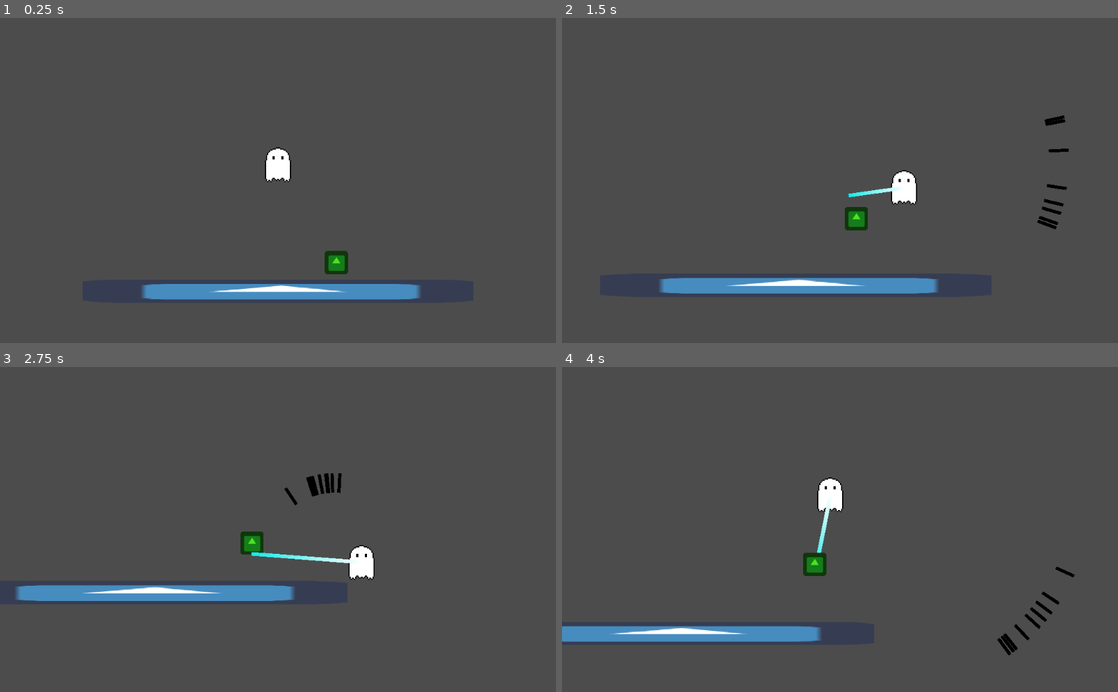
Above: before the commit, frames 1-4 (two rows, left to right).
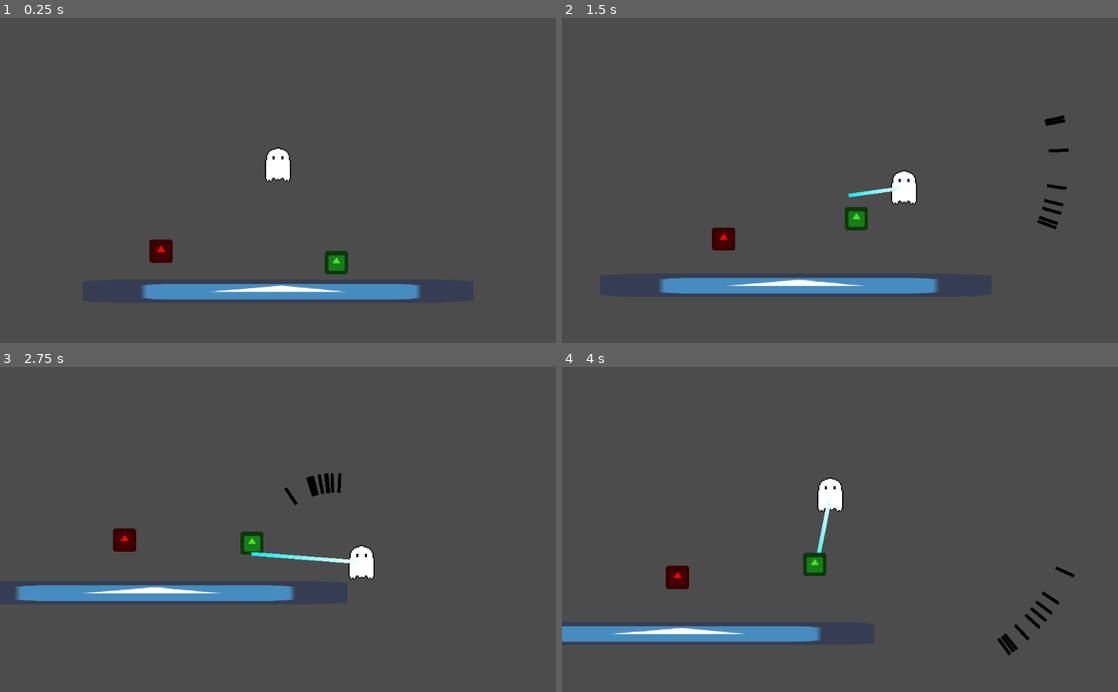
Above: after the commit, the same moments.

Repository: arnette-thomas/gmtk2021
Game: Godot game, scene res://scenes/World1.tscn
Two runs of this game, one before a commit and one after it. Both use one fixed random seed, a clock stepped at 60 frames per second and the inputs below. The engine's default icon, where the game draws it, is replaced by a stand-in: a white triangle on a blue panel in a dark square.
Inputs (mouse positions are in pixels of both pictures, inside the frame that each line leads up to):
- Up to frame 1 (0.25 s): no input
- Up to frame 2 (1.5 s): tap Enter (ui_accept) at 0.5, 0.77 s; move the mouse to (962, 164) at 0.52 s; press the mouse at (962, 164) at 0.53 s; hold D (right) 0.53-1.28 s; move the mouse to (728, 196) at 1.27 s; release the mouse at (728, 196) at 1.28 s; hold S (down) from 1.28 s (still down); right-click (728, 196) at 1.35 s
- Up to frame 3 (2.75 s): tap Enter (ui_accept) at 1.52 s; move the mouse to (333, 458) at 2.02 s; release S (down) at 2.03 s; press the mouse at (333, 458) at 2.03 s; hold D (right) from 2.03 s (still down)
- Up to frame 4 (4 s): move the mouse to (812, 594) at 2.77 s; release D (right) at 2.78 s; release the mouse at (812, 594) at 2.78 s; hold Z (up) 2.78-3.53 s; right-click (812, 594) at 2.85 s; tap Enter (ui_accept) at 3.02, 3.77 s; move the mouse to (1006, 578) at 3.52 s; press the mouse at (1006, 578) at 3.53 s; hold Q (left) from 3.53 s (still down)

The runs differ from the first frame. In frame 1, 0.3% of the frame differs, in the area x 26-32%, y 68-76%; in frame 2, 0.3%; in frame 3, 0.3%; in frame 4, 0.3%.

Commit message:
Minecraft added

Diff:
--- a/project.godot
+++ b/project.godot
@@ -20,6 +20,11 @@
 "path": "res://scripts/base_gun.gd"
 }, {
 "base": "Enemy",
+"class": "Minecraft",
+"language": "GDScript",
+"path": "res://scripts/Minecraft.gd"
+}, {
+"base": "Enemy",
 "class": "Zombie",
 "language": "GDScript",
 "path": "res://scripts/Zombie.gd"
@@ -27,6 +32,7 @@
 _global_script_class_icons={
 "Enemy": "",
 "GunBase": "",
+"Minecraft": "",
 "Zombie": ""
 }
 
--- /dev/null
+++ b/scenes/Minecraft.tscn
@@ -0,0 +1,28 @@
+[gd_scene load_steps=4 format=2]
+
+[ext_resource path="res://icon.png" type="Texture" id=1]
+[ext_resource path="res://scripts/Minecraft.gd" type="Script" id=2]
+
+[sub_resource type="CapsuleShape2D" id=1]
+radius = 30.2699
+height = 4.61621
+
+[node name="Minecraft" type="KinematicBody2D"]
+script = ExtResource( 2 )
+max_hook_range = 300
+
+[node name="Sprite" type="Sprite" parent="."]
+modulate = Color( 1, 0, 0, 1 )
+position = Vector2( 0, -32 )
+texture = ExtResource( 1 )
+
+[node name="CollisionShape2D" type="CollisionShape2D" parent="."]
+position = Vector2( 0.0891113, -21.5432 )
+shape = SubResource( 1 )
+
+[node name="Timer" type="Timer" parent="."]
+wait_time = 5.0
+autostart = true
+
+[connection signal="ready" from="Timer" to="." method="_on_Timer_ready"]
+[connection signal="timeout" from="Timer" to="." method="_on_Timer_timeout"]
--- a/scenes/World1.tscn
+++ b/scenes/World1.tscn
@@ -1,9 +1,10 @@
-[gd_scene load_steps=6 format=2]
+[gd_scene load_steps=7 format=2]
 
 [ext_resource path="res://scenes/Player.tscn" type="PackedScene" id=1]
 [ext_resource path="res://icon.png" type="Texture" id=2]
 [ext_resource path="res://scripts/CameraShake.gd" type="Script" id=3]
 [ext_resource path="res://scenes/Zombie.tscn" type="PackedScene" id=4]
+[ext_resource path="res://scenes/Minecraft.tscn" type="PackedScene" id=5]
 
 [sub_resource type="RectangleShape2D" id=1]
 extents = Vector2( 541.003, 31.4458 )
@@ -35,6 +36,9 @@
 position = Vector2( 172, 304 )
 target_path = NodePath("../Player")
 
+[node name="Minecraft" parent="YSort" instance=ExtResource( 5 )]
+position = Vector2( -347.607, 224.746 )
+
 [node name="Wall" type="StaticBody2D" parent="." groups=[
 "walls",
 ]]
--- /dev/null
+++ b/scripts/Minecraft.gd
@@ -0,0 +1,27 @@
+extends Enemy
+
+
+class_name Minecraft
+
+var posrand=Vector2(0,0)
+
+# Called every frame. 'delta' is the elapsed time since the previous frame.
+func _process(delta):
+	var dir = position.direction_to(posrand).normalized()
+	if $Timer.time_left>1.5:
+		move_and_collide(dir * move_speed * delta)
+
+
+func get_random_position():
+	var x_max=get_viewport_rect().size.x
+	var y_max=get_viewport_rect().size.y
+	var xrand=randi()%int(x_max)
+	var yrand=randi()%int(y_max)
+	return Vector2(xrand,yrand)
+
+func _on_Timer_timeout():
+	posrand=get_random_position()
+
+
+func _on_Timer_ready():
+	posrand=get_random_position()
